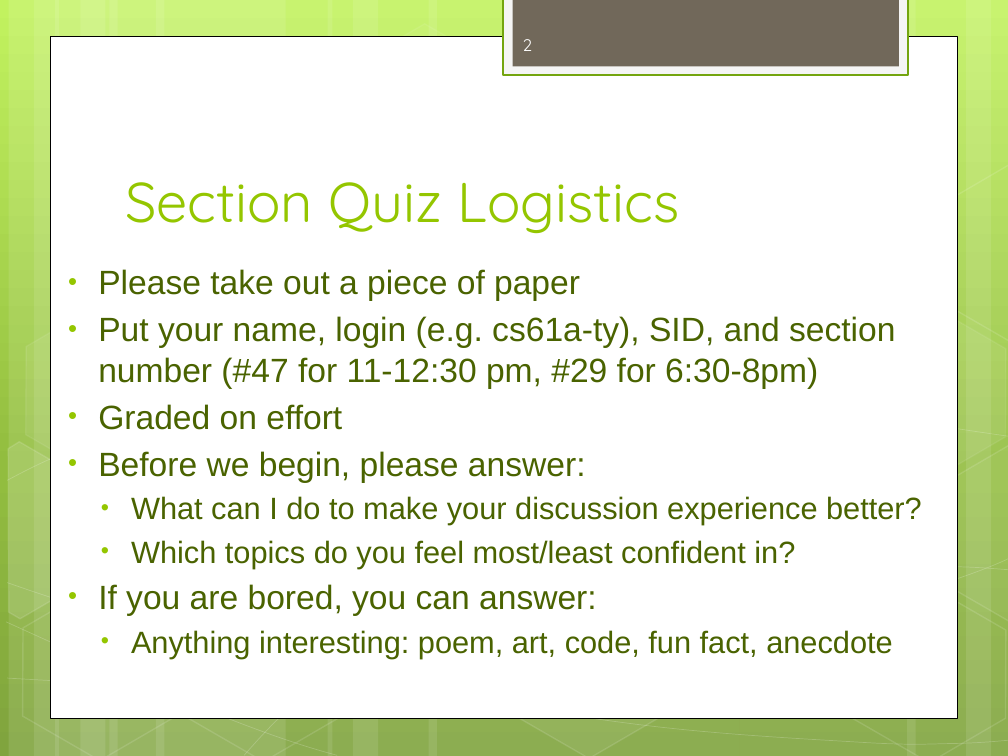
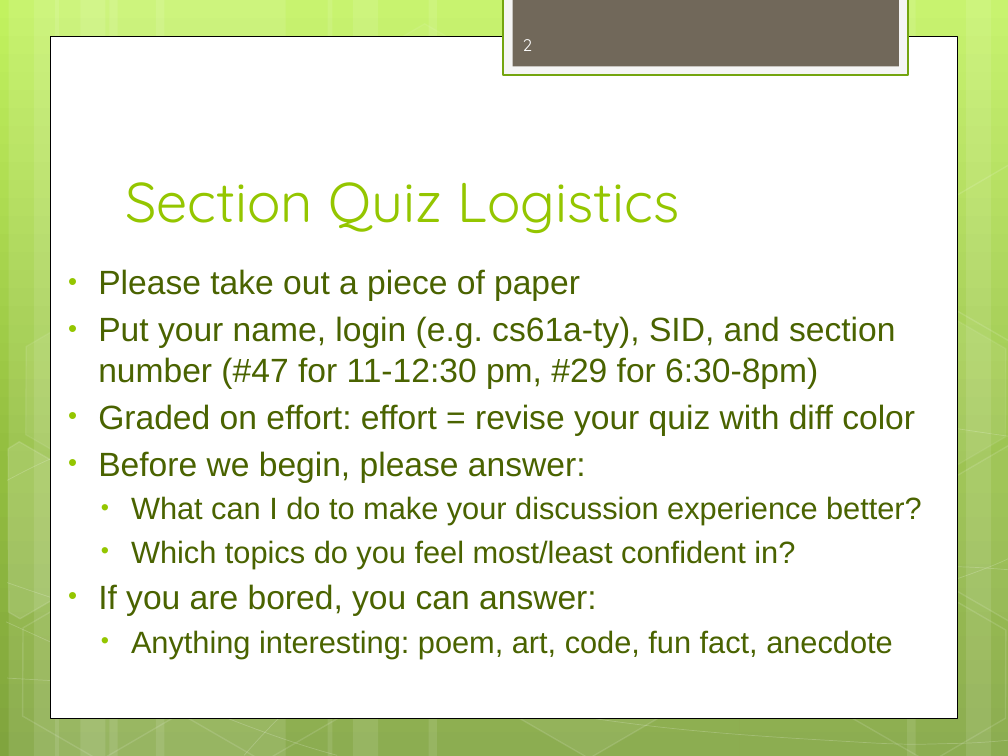
Before and after one commit to dicksontsai/dicksontsai.github.io, a slide deck: slide 2 of cs61a/discussion/disc2.pptx. Drawn at 1008x756 pixels with LibreOffice and Linux fonts; fonts in the diff are those of the drawing. Boxes give left, top, right and bottom in pixels: in the first picture for what was removed or moved away, otherwise in the second. Text is boxed around its words. In the diff, an @@ line names an element or a change of style, - is before the commit and + after.

```diff
--- a/cs61a/discussion/disc2.pptx
+++ b/cs61a/discussion/disc2.pptx
@@ text at [98,404,915,436]: text changed @@
-• Graded on effort
+• Graded on effort: effort = revise your quiz with diff color
```
Also in this commit, not shown: 3 other slides changed, 13 slides added, 1 slide removed, 2 other files.
